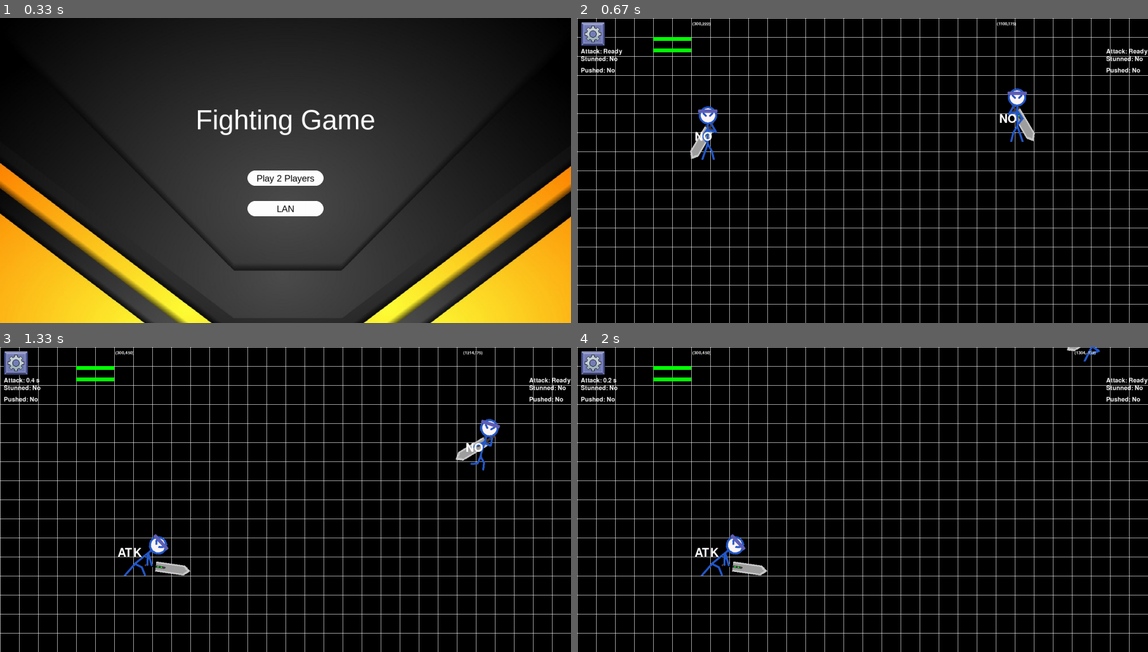
Above: before the commit, frames 1-4 (two rows, left to right).
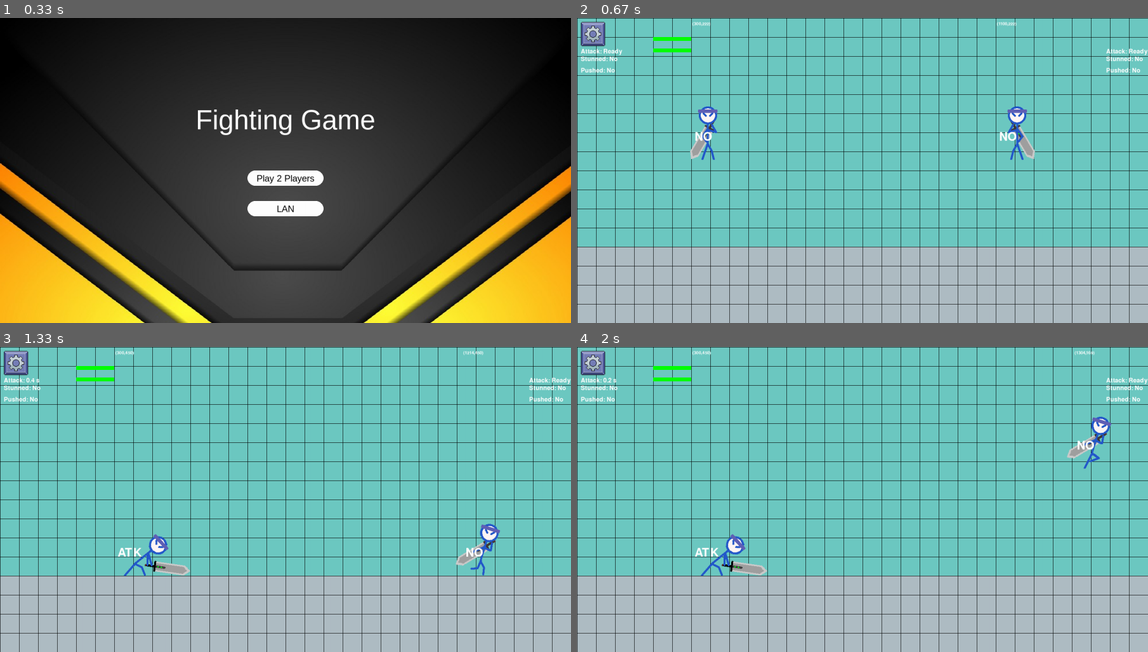
Above: after the commit, the same moments.

Repository: duyKhanh026/PythonPygameFighter
Game: pygame game, started from main.py
Two runs of this game, one before a commit and one after it. Both use one fixed random seed, a clock stepped at 60 frames per second and the inputs below.
Inputs:
- Up to frame 1 (0.33 s): no input
- Up to frame 2 (0.67 s): click "Play 2 Players" at 0.38 s
- Up to frame 3 (1.33 s): tap G at 0.67 s; hold Right from 1 s (still down); hold D from 1 s (still down); tap J at 1.07 s
- Up to frame 4 (2 s): tap J at 1.37, 1.62, 1.95 s; release Right at 1.47 s; release D at 1.47 s; hold Up 1.55-1.85 s; hold W 1.55-1.85 s; hold Right from 1.88 s (still down); hold D from 1.88 s (still down)

Frame 1 is identical in both runs. In frame 2, 99% of the frame differs, in the area x 0-100%, y 0-100%; in frame 3, 99%; in frame 4, 99%.

Commit message:
tạm đi

Diff:
--- a/GUI/offline_2player.py
+++ b/GUI/offline_2player.py
@@ -111,37 +111,20 @@
         return False
 
     def backgr(self):
-        self.screen.fill(BLACK)
-
-        # Vẽ hình chữ nhật mờ trong suốt
-        bg_rect = py.Surface((SCREEN_WIDTH - 500, SCREEN_HEIGHT), py.SRCALPHA)
-        bg_rect.fill((157, 157, 157, 0))  # Màu với alpha = 128
-        self.screen.blit(bg_rect, (250, 600))  # Vị trí và kích thước của hình chữ nhật
-
-        bg_rect = py.Surface((SCREEN_WIDTH - 1350, SCREEN_HEIGHT-750), py.SRCALPHA)
-        bg_rect.fill((157, 157, 157, 0))  # Màu với alpha = 128
-        self.screen.blit(bg_rect, (100, 400))  # Vị trí và kích thước của hình chữ nhật
-
-        bg_rect = py.Surface((SCREEN_WIDTH - 1200, SCREEN_HEIGHT-700), py.SRCALPHA)
-        bg_rect.fill((157, 157, 157, 0))  # Màu với alpha = 128
-        self.screen.blit(bg_rect, (650, 250))  # Vị trí và kích thước của hình chữ nhật
-
-        bg_rect = py.Surface((SCREEN_WIDTH - 1250, SCREEN_HEIGHT-700), py.SRCALPHA)
-        bg_rect.fill((157, 157, 157, 0))  # Màu với alpha = 128
-        self.screen.blit(bg_rect, (1150, 350))  # Vị trí và kích thước của hình chữ nhật
-
-    def _update_ui(self):
-        self.backgr()
-
-
+        self.screen.fill(GREEN1)
+
+        py.draw.rect(self.screen, GRAY, (0, ground_height, SCREEN_WIDTH, ground_height))
 
         # # vẽ sọc trắng lên màn hình
         line_spacing = 50
         for y in range(0, SCREEN_HEIGHT, line_spacing):
-            py.draw.line(self.screen, WHITE, (0, y), (SCREEN_WIDTH, y))
+            py.draw.line(self.screen, BLACK, (0, y), (SCREEN_WIDTH, y))
         line_spacing_vertical = 50
         for x in range(0, SCREEN_WIDTH, line_spacing_vertical):
-            py.draw.line(self.screen, WHITE, (x, 0), (x, SCREEN_HEIGHT))
+            py.draw.line(self.screen, BLACK, (x, 0), (x, SCREEN_HEIGHT))
+
+    def _update_ui(self):
+        self.backgr()
 
         toadoInfo = 80
 
@@ -165,6 +148,10 @@
         if self.player1.skill_active(self.screen, self.player2):
             handle_attack(None, self.player2,1)
             self.pushed_side(self.player1, self.player2)
+
+        if self.player2.skill_active(self.screen, self.player2):
+            handle_attack(None, self.player1,1)
+            self.pushed_side(self.player2, self.player1)
 
         self.attack_confirmation(self.player1, 10, toadoInfo)
         self.attack_confirmation(self.player2, SCREEN_WIDTH - 110, toadoInfo)
@@ -274,7 +261,6 @@
 
         for event in py.event.get():
             if event.type == py.QUIT:
-                #py.quit()
                 self.game_over = 1
             elif event.type == py.MOUSEBUTTONDOWN:
                 mouse_x, mouse_y = py.mouse.get_pos()
@@ -289,6 +275,3 @@
     def start(self):
         while True:
             self.run()
-
-def distance_2d(x1, y1, x2, y2):
-    return math.sqrt((x2 - x1) ** 2 + (y2 - y1) ** 2)
--- a/Values/values.py
+++ b/Values/values.py
@@ -3,11 +3,15 @@
 SCREEN_WIDTH = 1500
 SCREEN_HEIGHT = 800
 
-BLACK = (0, 0, 0)
-WHITE = (255, 255, 255)
-RED = (255, 0, 0)
-GREEN = (0, 255, 0)
-BLUE = (0, 0, 255)
+BLACK  = (0, 0, 0)
+WHITE  = (255, 255, 255)
+RED    = (255, 0, 0)
+GREEN  = (0, 255, 0)
+GREEN1 = (109, 201, 194)
+BLUE   = (0, 0, 255)
+GRAY   = (175, 189, 196)
+
+ground_height = 600
 
 menu_background = "GUI/background.jpg"
 font_use = "Arial"
--- a/classes/player.py
+++ b/classes/player.py
@@ -1,4 +1,5 @@
 import pygame as py
+from Values.values import *
 
 class Player:
 	def __init__(self, hx, hy, strNam, x, y, color, move_left_key, move_right_key, jump_key, atk_key, def_key, kick_key, sp1_key, side):
@@ -161,41 +162,35 @@
 
 	def move_logic(self, key):
 		# Áp dụng trọng lực
-		# if not self.on_ground or self.rect.y >= 600 - self.rect.height:
 		self.square_y_speed += self.GRAVITY
 		self.rect.y += self.square_y_speed
 
-
+		if self.rect.y >= ground_height - self.rect.height:
+			self.rect.y = ground_height - self.rect.height
+			self.square_y_speed = 0
+			self.on_ground = True
 
 		# Kiểm tra va chạm với mặt đất ma
-		if self.rect.x > 150 and self.rect.x < 1250:
-			if self.rect.y >= 600 - self.rect.height:
-				self.rect.y = 600 - self.rect.height
-				self.square_y_speed = 0
-				self.on_ground = True
-		else:
-			self.on_ground = False
-		player_rect = self.rect
-
-		for rect_pos_x, rect_pos_y, rect_width, rect_height in [(350, 600, 1500 - 650, 800),
-																(150, 375, 1500 - 1430, 800 - 750),
-																(700, 250, 1500 - 1240, 800 - 700),
-																(1175, 325, 1500 - 1275, 800 - 700)]:
-			rect = py.Rect(rect_pos_x, rect_pos_y, rect_width, rect_height)
-			if player_rect.colliderect(rect):
-				# Xử lý va chạm ở đây
-				# Ví dụ: khi va chạm, bạn có thể đặt vị trí của người chơi để không đi qua hình chữ nhật
-				if self.square_y_speed > 0:  # Nếu đối tượng đang đi xuống
-					self.rect.bottom = rect.top  # Đặt vị trí dưới cùng của đối tượng bằng vị trí trên cùng của hình chữ nhật
-					self.square_y_speed = 0
-					self.on_ground = True
-					  # Đặt vận tốc y về 0 để ngăn đối tượng tiếp tục đi xuống
-				# elif self.square_y_speed < 0:  # Nếu đối tượng đang đi lên
-				# 	self.rect.top = rect.bottom  # Đặt vị trí trên cùng của đối tượng bằng vị trí dưới cùng của hình chữ nhật
-				# 	self.square_y_speed = 0  # Đặt vận tốc y về 0 để ngăn đối tượng tiếp tục đi lên
-
-
-
+		# if self.rect.x > 150 and self.rect.x < 1250:
+		# 	if self.rect.y >= 600 - self.rect.height:
+		# 		self.rect.y = 600 - self.rect.height
+		# 		self.square_y_speed = 0
+		# 		self.on_ground = True
+		# else:
+		# 	self.on_ground = False
+		# player_rect = self.rect
+
+		# for rect_pos_x, rect_pos_y, rect_width, rect_height in [(350, 600, 1500 - 650, 800),
+		# 														(150, 375, 1500 - 1430, 800 - 750),
+		# 														(700, 250, 1500 - 1240, 800 - 700),
+		# 														(1175, 325, 1500 - 1275, 800 - 700)]:
+		# 	rect = py.Rect(rect_pos_x, rect_pos_y, rect_width, rect_height)
+		# 	if player_rect.colliderect(rect):
+		# 		# Xử lý va chạm ở đây
+		# 		if self.square_y_speed > 0:  # Nếu đối tượng đang đi xuống
+		# 			self.rect.bottom = rect.top  # Đặt vị trí dưới cùng của đối tượng bằng vị trí trên cùng của hình chữ nhật
+		# 			self.square_y_speed = 0
+		# 			self.on_ground = True
 
 		# Giới hạn không cho khối vuông đi quá biên
 		if self.rect.x < 0:
@@ -249,13 +244,6 @@
 		if self.on_ground:
 			self.Max_jump = 2
 			self.key_twice = 10
-
-		# else:
-		# 	self.click_jump_enable = True
-		# 	if self.on_ground:
-		# 		self.Max_jump = 2
-
-
 
 	def __str__(self):   # Tạo một chuỗi đại diện cho đối tượng Player
 		player_info = [
--- a/main.py
+++ b/main.py
@@ -10,13 +10,15 @@
         menu = Menu()
         while True:
             menu.run()
+            # Vào game 2 người chơi 1 máy
             if menu.play_option == 1:
                 offline_2player = Offline_2player(menu.screen)
                 while offline_2player.retrunMenu == -1:
                     offline_2player.run()
+
+            # Kết nối thông qua Lan
             if menu.play_option == 2:
                 lobby = WaitingRoom(menu.screen)
-                # Player_client().run()
                 while lobby.option != 3:
                     lobby.run()
                 lobby.client_socket.sendall(json.dumps("!DISCONNECT").encode())
